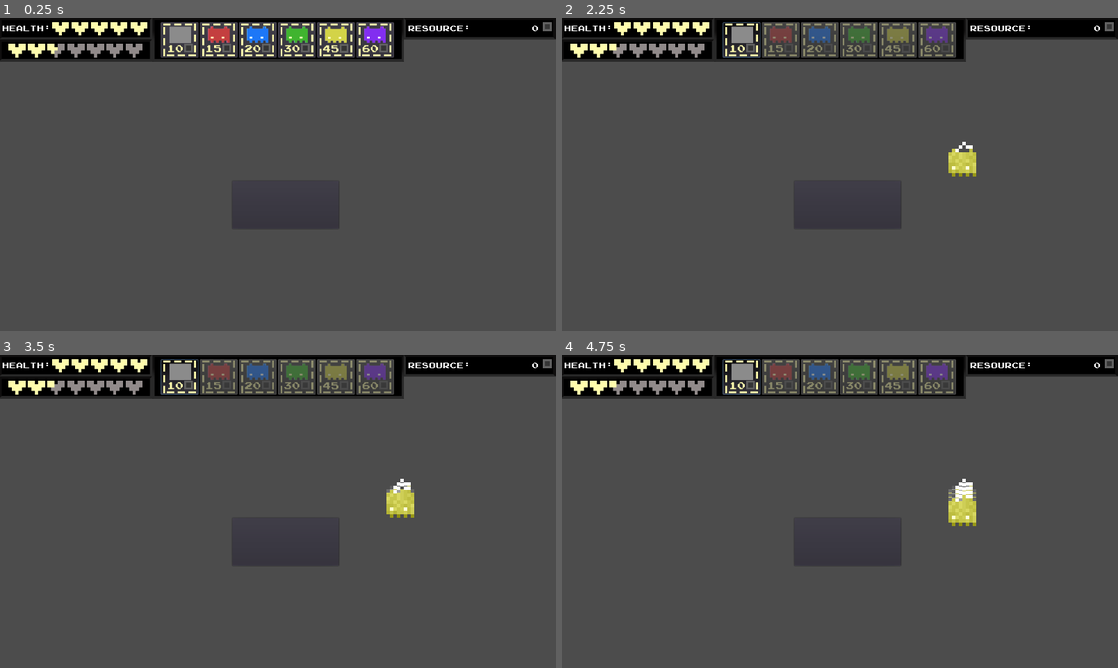
Above: before the commit, frames 1-4 (two rows, left to right).
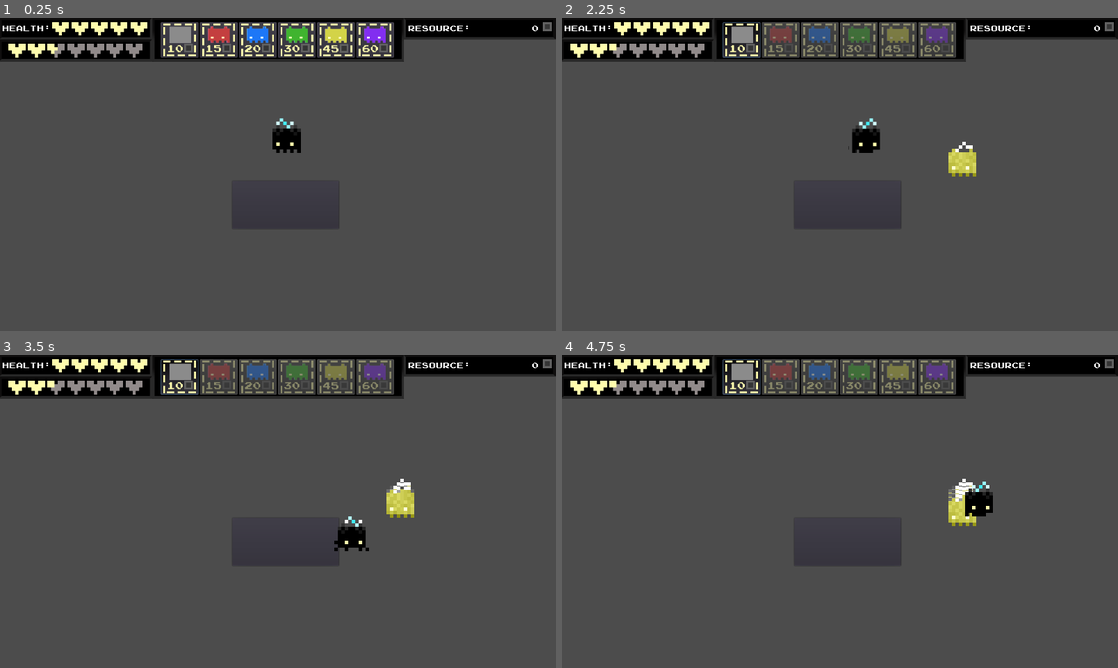
Above: after the commit, the same moments.

Repository: Kaideu/Hive_Mind
Game: Godot game, scene res://Main.tscn
Two runs of this game, one before a commit and one after it. Both use one fixed random seed, a clock stepped at 60 frames per second and the inputs below.
Inputs (mouse positions are in pixels of both pictures, inside the frame that each line leads up to):
- Up to frame 1 (0.25 s): no input
- Up to frame 2 (2.25 s): click (845, 205) at 0.5 s; click (739, 39) at 1.25 s; move the mouse to (962, 158) at 2.02 s; press the mouse at (962, 158) at 2.03 s; hold Right (ui_right) from 2.03 s (still down)
- Up to frame 3 (3.5 s): move the mouse to (400, 498) at 2.77 s; release Right (ui_right) at 2.78 s; release the mouse at (400, 498) at 2.78 s; hold Down (ui_down) from 2.78 s (still down); click (400, 498) at 2.85 s
- Up to frame 4 (4.75 s): move the mouse to (962, 505) at 3.52 s; release Down (ui_down) at 3.53 s; press the mouse at (962, 505) at 3.53 s; hold Right (ui_right) 3.53-4.28 s; move the mouse to (962, 508) at 4.27 s; release the mouse at (962, 508) at 4.28 s; hold Up (ui_up) from 4.28 s (still down); click (962, 508) at 4.35 s

The runs differ from the first frame. In frame 1, 0.4% of the frame differs, in the area x 49-55%, y 32-44%; in frame 2, 0.4%, in the area x 51-58%, y 32-44%; in frame 3, 0.4%; in frame 4, 0.4%.

Commit message:
Added Queen and Player Movement
Also updated Input layers

Diff:
--- a/Hive_Mind/Main.tscn
+++ b/Hive_Mind/Main.tscn
@@ -1,12 +1,17 @@
-[gd_scene load_steps=3 format=2]
+[gd_scene load_steps=4 format=2]
 
 [ext_resource path="res://Scripts/Main.gd" type="Script" id=1]
 [ext_resource path="res://Scenes/HUD.tscn" type="PackedScene" id=2]
+[ext_resource path="res://Scenes/Queen.tscn" type="PackedScene" id=3]
 
-[node name="Main" type="Node"]
+[node name="Main" type="Node" index="0"]
 
 script = ExtResource( 1 )
 
 [node name="Game" type="Node" parent="." index="0"]
 
 [node name="HUD" parent="." index="1" instance=ExtResource( 2 )]
+
+[node name="Queen" parent="HUD" index="3" instance=ExtResource( 3 )]
+
+position = Vector2( 660, 270 )
--- a/Hive_Mind/Scenes/HUD.tscn
+++ b/Hive_Mind/Scenes/HUD.tscn
@@ -13,17 +13,17 @@
 [ext_resource path="res://Assets/Art/UI/HM-GUI-heart-008.png" type="Texture" id=11]
 [ext_resource path="res://Assets/Art/UI/HM-GUI-heart-011.png" type="Texture" id=12]
 [ext_resource path="res://Assets/Art/UI/HM-GUI-heart-005.png" type="Texture" id=13]
-[ext_resource path="res://Assets/Art/UI/HM-GUI-heart-002.png" type="Texture" id=14]
-[ext_resource path="res://Assets/Art/UI/HM-GUI-heart-004.png" type="Texture" id=15]
-[ext_resource path="res://Assets/Art/UI/HM-GUI-heart-009.png" type="Texture" id=16]
-[ext_resource path="res://Assets/Art/UI/HM-GUI-heart-014.png" type="Texture" id=17]
-[ext_resource path="res://Assets/Art/UI/HM-GUI-heart-012.png" type="Texture" id=18]
-[ext_resource path="res://Assets/Art/UI/HM-GUI-heart-013.png" type="Texture" id=19]
-[ext_resource path="res://Assets/Art/UI/HM-GUI-heart-010.png" type="Texture" id=20]
-[ext_resource path="res://Assets/Art/UI/HM-GUI-heart-006-half-full.png" type="Texture" id=21]
-[ext_resource path="res://Assets/Art/UI/HM-GUI-heart-001-full.png" type="Texture" id=22]
-[ext_resource path="res://Assets/Art/UI/HM-GUI-heart-003.png" type="Texture" id=23]
-[ext_resource path="res://Assets/Art/UI/HM-GUI-heart-007.png" type="Texture" id=24]
+[ext_resource path="res://Assets/Art/UI/HM-GUI-heart-013.png" type="Texture" id=14]
+[ext_resource path="res://Assets/Art/UI/HM-GUI-heart-001-full.png" type="Texture" id=15]
+[ext_resource path="res://Assets/Art/UI/HM-GUI-heart-002.png" type="Texture" id=16]
+[ext_resource path="res://Assets/Art/UI/HM-GUI-heart-012.png" type="Texture" id=17]
+[ext_resource path="res://Assets/Art/UI/HM-GUI-heart-004.png" type="Texture" id=18]
+[ext_resource path="res://Assets/Art/UI/HM-GUI-heart-009.png" type="Texture" id=19]
+[ext_resource path="res://Assets/Art/UI/HM-GUI-heart-007.png" type="Texture" id=20]
+[ext_resource path="res://Assets/Art/UI/HM-GUI-heart-003.png" type="Texture" id=21]
+[ext_resource path="res://Assets/Art/UI/HM-GUI-heart-014.png" type="Texture" id=22]
+[ext_resource path="res://Assets/Art/UI/HM-GUI-heart-010.png" type="Texture" id=23]
+[ext_resource path="res://Assets/Art/UI/HM-GUI-heart-006-half-full.png" type="Texture" id=24]
 [ext_resource path="res://Scripts/Heart.gd" type="Script" id=25]
 
 [sub_resource type="DynamicFont" id=1]
@@ -53,58 +53,58 @@
 "speed": 5.0
 }, {
 "frames": [ ExtResource( 14 ) ],
+"loop": true,
+"name": "1",
+"speed": 5.0
+}, {
+"frames": [ ExtResource( 15 ) ],
+"loop": true,
+"name": "13",
+"speed": 5.0
+}, {
+"frames": [ ExtResource( 16 ) ],
 "loop": false,
 "name": "12",
 "speed": 1.0
 }, {
-"frames": [ ExtResource( 15 ) ],
+"frames": [ ExtResource( 17 ) ],
+"loop": true,
+"name": "2",
+"speed": 5.0
+}, {
+"frames": [ ExtResource( 18 ) ],
 "loop": true,
 "name": "10",
 "speed": 5.0
 }, {
-"frames": [ ExtResource( 16 ) ],
+"frames": [ ExtResource( 19 ) ],
 "loop": true,
 "name": "5",
 "speed": 5.0
 }, {
-"frames": [ ExtResource( 17 ) ],
+"frames": [ ExtResource( 20 ) ],
+"loop": true,
+"name": "7",
+"speed": 5.0
+}, {
+"frames": [ ExtResource( 21 ) ],
+"loop": true,
+"name": "11",
+"speed": 5.0
+}, {
+"frames": [ ExtResource( 22 ) ],
 "loop": true,
 "name": "0",
 "speed": 5.0
 }, {
-"frames": [ ExtResource( 18 ) ],
-"loop": true,
-"name": "2",
-"speed": 5.0
-}, {
-"frames": [ ExtResource( 19 ) ],
-"loop": true,
-"name": "1",
-"speed": 5.0
-}, {
-"frames": [ ExtResource( 20 ) ],
+"frames": [ ExtResource( 23 ) ],
 "loop": true,
 "name": "4",
 "speed": 5.0
 }, {
-"frames": [ ExtResource( 21 ) ],
+"frames": [ ExtResource( 24 ) ],
 "loop": true,
 "name": "8",
-"speed": 5.0
-}, {
-"frames": [ ExtResource( 22 ) ],
-"loop": true,
-"name": "13",
-"speed": 5.0
-}, {
-"frames": [ ExtResource( 23 ) ],
-"loop": true,
-"name": "11",
-"speed": 5.0
-}, {
-"frames": [ ExtResource( 24 ) ],
-"loop": true,
-"name": "7",
 "speed": 5.0
 } ]
 
--- a/Hive_Mind/Scenes/Queen.tscn
+++ b/Hive_Mind/Scenes/Queen.tscn
@@ -1,24 +1,101 @@
-[gd_scene format=2]
+[gd_scene load_steps=6 format=2]
+
+[ext_resource path="res://Scripts/Player.gd" type="Script" id=1]
+[ext_resource path="res://Assets/Art/Queen/Queen_animations.png" type="Texture" id=2]
+
+[sub_resource type="Animation" id=1]
+
+resource_name = "idle"
+length = 0.5
+loop = true
+step = 0.1
+tracks/0/type = "value"
+tracks/0/path = NodePath(".:frame")
+tracks/0/interp = 1
+tracks/0/loop_wrap = false
+tracks/0/imported = false
+tracks/0/enabled = true
+tracks/0/keys = {
+"times": PoolRealArray( 0, 0.4 ),
+"transitions": PoolRealArray( 1, 1 ),
+"update": 0,
+"values": [ 0, 3 ]
+}
+
+[sub_resource type="Animation" id=2]
+
+resource_name = "walk"
+length = 0.5
+loop = true
+step = 0.1
+tracks/0/type = "value"
+tracks/0/path = NodePath(".:frame")
+tracks/0/interp = 1
+tracks/0/loop_wrap = false
+tracks/0/imported = false
+tracks/0/enabled = true
+tracks/0/keys = {
+"times": PoolRealArray( 0, 0.4 ),
+"transitions": PoolRealArray( 1, 1 ),
+"update": 0,
+"values": [ 4, 7 ]
+}
+
+[sub_resource type="RectangleShape2D" id=3]
+
+custom_solver_bias = 0.0
+extents = Vector2( 30, 30 )
 
 [node name="Queen" type="Area2D"]
 
 input_pickable = true
 gravity_vec = Vector2( 0, 1 )
-gravity = 98.0
+gravity = 0.0
 linear_damp = 0.1
 angular_damp = 1.0
 audio_bus_override = false
 audio_bus_name = "Master"
+script = ExtResource( 1 )
+_sections_unfolded = [ "Transform" ]
+Player_Speed = 200
 
 [node name="Sprite" type="Sprite" parent="." index="0"]
 
-[node name="AnimationPlayer" type="AnimationPlayer" parent="Sprite" index="0"]
+texture = ExtResource( 2 )
+vframes = 2
+hframes = 4
+frame = 6
+_sections_unfolded = [ "Animation", "Offset", "Region" ]
+
+[node name="Anim" type="AnimationPlayer" parent="Sprite" index="0"]
 
 root_node = NodePath("..")
-autoplay = ""
+autoplay = "idle"
 playback_process_mode = 1
 playback_default_blend_time = 0.0
 playback_speed = 1.0
+anims/idle = SubResource( 1 )
+anims/walk = SubResource( 2 )
 blend_times = [  ]
+_sections_unfolded = [ "Playback Options" ]
 
 [node name="CollisionShape2D" type="CollisionShape2D" parent="." index="1"]
+
+visible = false
+position = Vector2( 0, 10 )
+shape = SubResource( 3 )
+_sections_unfolded = [ "Visibility" ]
+
+[node name="GatherTimer" type="Timer" parent="." index="2"]
+
+process_mode = 1
+wait_time = 1.0
+one_shot = false
+autostart = false
+
+[node name="RespawnTimer" type="Timer" parent="." index="3"]
+
+process_mode = 1
+wait_time = 30.0
+one_shot = true
+autostart = false
--- /dev/null
+++ b/Hive_Mind/Scripts/Player.gd
@@ -0,0 +1,60 @@
+extends Area2D
+
+export (int) var Player_Speed = 200
+
+var walk = false
+
+var health = 6.5
+var attack
+var attack_speed
+var attack_range = 5
+var respawn_time = 30
+var gather_speed = 5
+var debuffs = []
+
+#var up
+#var down
+#var left
+#var right
+
+func _ready():
+	$RespawnTimer.wait_time = respawn_time
+	$GatherTimer.wait_time = gather_speed
+#	up = Input.is_action_pressed("ui_up")
+#	down = Input.is_action_pressed("ui_down")
+#	left = Input.is_action_pressed("ui_left")
+#	right = Input.is_action_pressed("ui_right")
+
+func walk():
+	$Sprite/Anim.current_animation = ("walk")
+
+func get_input(v):
+	if Input.is_action_pressed("ui_up"):
+		v.y -= 1
+	if Input.is_action_pressed("ui_down"):
+		v.y += 1
+	if Input.is_action_pressed("ui_left"):
+		v.x -= 1
+		$Sprite.flip_h = false
+	if Input.is_action_pressed("ui_right"):
+		v.x += 1
+		$Sprite.flip_h = true
+	return v
+
+func get_current_speed():
+	var s = Player_Speed
+	return s
+
+func _process(delta):
+	var velocity = Vector2()
+	var speed = get_current_speed()
+	velocity = get_input(velocity)
+	if velocity == Vector2(0,0):
+		$Sprite/Anim.play("idle")
+	elif velocity != Vector2(0,0):
+		walk()
+	position += velocity.normalized() * delta * speed
+
+
+
+	pass
--- a/Hive_Mind/project.godot
+++ b/Hive_Mind/project.godot
@@ -23,7 +23,31 @@
 
 [input]
 
+ui_left=[ Object(InputEventKey,"resource_local_to_scene":false,"resource_name":"","device":0,"alt":false,"shift":false,"control":false,"meta":false,"command":false,"pressed":false,"scancode":16777231,"unicode":0,"echo":false,"script":null)
+, Object(InputEventKey,"resource_local_to_scene":false,"resource_name":"","device":0,"alt":false,"shift":false,"control":false,"meta":false,"command":false,"pressed":false,"scancode":65,"unicode":0,"echo":false,"script":null)
+ ]
+ui_right=[ Object(InputEventKey,"resource_local_to_scene":false,"resource_name":"","device":0,"alt":false,"shift":false,"control":false,"meta":false,"command":false,"pressed":false,"scancode":16777233,"unicode":0,"echo":false,"script":null)
+, Object(InputEventKey,"resource_local_to_scene":false,"resource_name":"","device":0,"alt":false,"shift":false,"control":false,"meta":false,"command":false,"pressed":false,"scancode":68,"unicode":0,"echo":false,"script":null)
+ ]
+ui_up=[ Object(InputEventKey,"resource_local_to_scene":false,"resource_name":"","device":0,"alt":false,"shift":false,"control":false,"meta":false,"command":false,"pressed":false,"scancode":16777232,"unicode":0,"echo":false,"script":null)
+, Object(InputEventKey,"resource_local_to_scene":false,"resource_name":"","device":0,"alt":false,"shift":false,"control":false,"meta":false,"command":false,"pressed":false,"scancode":87,"unicode":0,"echo":false,"script":null)
+ ]
+ui_down=[ Object(InputEventKey,"resource_local_to_scene":false,"resource_name":"","device":0,"alt":false,"shift":false,"control":false,"meta":false,"command":false,"pressed":false,"scancode":16777234,"unicode":0,"echo":false,"script":null)
+, Object(InputEventKey,"resource_local_to_scene":false,"resource_name":"","device":0,"alt":false,"shift":false,"control":false,"meta":false,"command":false,"pressed":false,"scancode":83,"unicode":0,"echo":false,"script":null)
+ ]
 Place_Piece=[ Object(InputEventMouseButton,"resource_local_to_scene":false,"resource_name":"","device":0,"alt":false,"s …(214 unchanged characters)…
+ ]
+HotKey_1=[ Object(InputEventKey,"resource_local_to_scene":false,"resource_name":"","device":0,"alt":false,"shift":false,"control":false,"meta":false,"command":false,"pressed":false,"scancode":49,"unicode":0,"echo":false,"script":null)
+ ]
+HotKey_2=[ Object(InputEventKey,"resource_local_to_scene":false,"resource_name":"","device":0,"alt":false,"shift":false,"control":false,"meta":false,"command":false,"pressed":false,"scancode":50,"unicode":0,"echo":false,"script":null)
+ ]
+HotKey_3=[ Object(InputEventKey,"resource_local_to_scene":false,"resource_name":"","device":0,"alt":false,"shift":false,"control":false,"meta":false,"command":false,"pressed":false,"scancode":51,"unicode":0,"echo":false,"script":null)
+ ]
+HotKey_4=[ Object(InputEventKey,"resource_local_to_scene":false,"resource_name":"","device":0,"alt":false,"shift":false,"control":false,"meta":false,"command":false,"pressed":false,"scancode":52,"unicode":0,"echo":false,"script":null)
+ ]
+HotKey_5=[ Object(InputEventKey,"resource_local_to_scene":false,"resource_name":"","device":0,"alt":false,"shift":false,"control":false,"meta":false,"command":false,"pressed":false,"scancode":53,"unicode":0,"echo":false,"script":null)
+ ]
+HotKey_6=[ Object(InputEventKey,"resource_local_to_scene":false,"resource_name":"","device":0,"alt":false,"shift":false,"control":false,"meta":false,"command":false,"pressed":false,"scancode":54,"unicode":0,"echo":false,"script":null)
  ]
 
 [rendering]
Binary file added: Hive_Mind/Assets/Art/Queen/Queen_animations.png
Not shown, changed: Hive_Mind/Assets/Art/Queen/Queen_animations.png.import
Binary file removed: Hive_Mind/Assets/Art/Queen/queen_idle.png
Not shown, removed: Hive_Mind/Assets/Art/Queen/queen_idle.png.import
Binary file removed: Hive_Mind/Assets/Art/Queen/queen_walk.png
